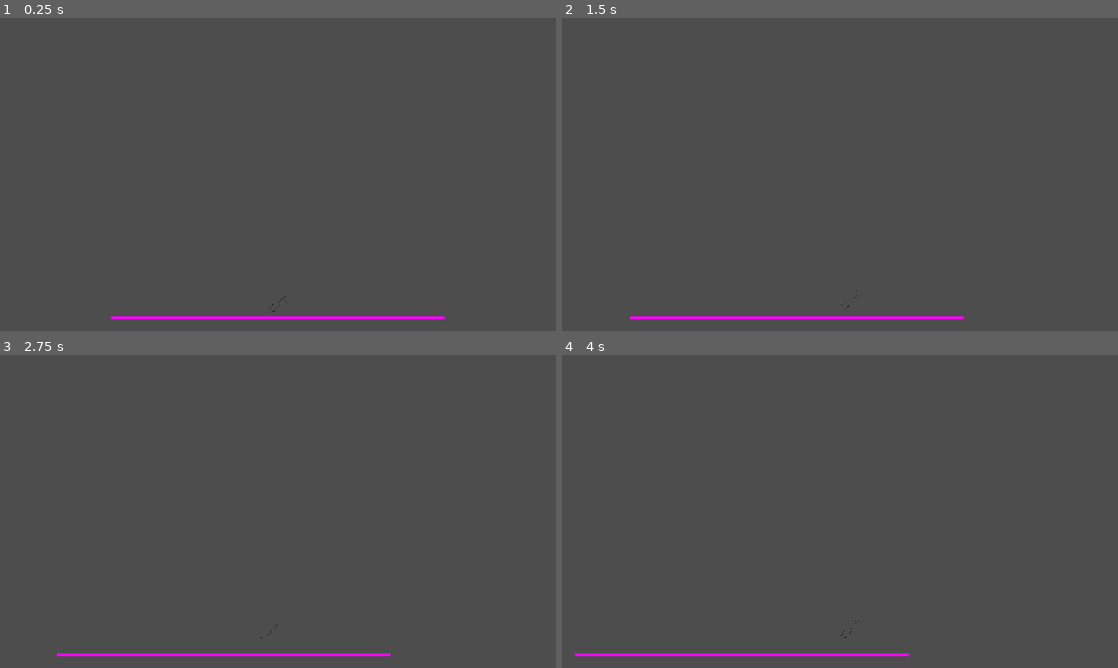
Above: before the commit, frames 1-4 (two rows, left to right).
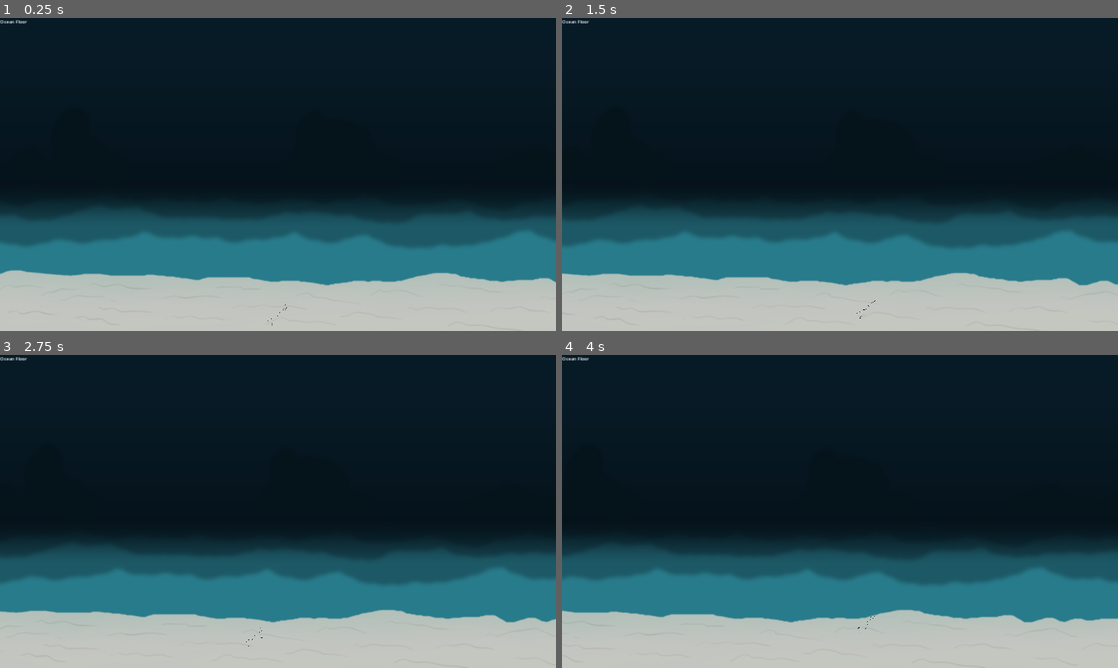
Above: after the commit, the same moments.

Repository: KeyraWebb/Cheezbored
Game: Godot game, scene res://scenes/zone_loader_test.tscn
Same seed, same stepped clock (60 frames per second), same inputs: the game is played once before the commit and once after it. Before the commit the project starts from res://scenes/player_test_scene.tscn.
Inputs:
- Up to frame 1 (0.25 s): no input
- Up to frame 2 (1.5 s): tap Enter at 0.5 s; hold Right (move_right) from 0.53 s (still down); tap Space (jump) at 0.77 s
- Up to frame 3 (2.75 s): tap Space (jump) at 1.52 s; release Right (move_right) at 2.03 s; hold Left (move_left) from 2.03 s (still down)
- Up to frame 4 (4 s): release Left (move_left) at 2.78 s; hold Right (move_right) from 2.78 s (still down); tap Space (jump) at 3.02, 3.77 s

The runs differ from the first frame. In frame 1, 100% of the frame differs, in the area x 0-100%, y 0-100%; in frame 2, 100%; in frame 3, 100%; in frame 4, 100%.

Commit message:
fix parallax

Diff:
--- a/project.godot
+++ b/project.godot
@@ -11,7 +11,7 @@
 [application]
 
 config/name="Cheezboard"
-run/main_scene="res://scenes/player_test_scene.tscn"
+run/main_scene="res://scenes/zone_loader_test.tscn"
 config/features=PackedStringArray("4.3", "Forward Plus")
 config/icon="res://icon.svg"
 
--- a/scenes/objects/player.tscn
+++ b/scenes/objects/player.tscn
@@ -25,6 +25,7 @@
 texture = ExtResource("3_0kmt2")
 
 [node name="Camera2D" type="Camera2D" parent="."]
-limit_top = -2000
-limit_bottom = 50
+limit_left = 0
+limit_top = -1088
+limit_bottom = 1080
 position_smoothing_enabled = true
--- a/scenes/zone_loader_test.tscn
+++ b/scenes/zone_loader_test.tscn
@@ -15,27 +15,30 @@
 [node name="ZoneLoaderTest" type="Node2D"]
 
 [node name="Player" parent="." instance=ExtResource("1_5dfng")]
-position = Vector2(0, -80)
+position = Vector2(960, 1024)
 walk_speed = 900.0
 swim_speed = 500.0
 
 [node name="Ground" type="StaticBody2D" parent="."]
+position = Vector2(0, 1072)
 
 [node name="CollisionShape2D" type="CollisionShape2D" parent="Ground"]
 shape = SubResource("WorldBoundaryShape2D_c0pn0")
 
 [node name="Sprite2D" type="Sprite2D" parent="Ground"]
+visible = false
 position = Vector2(0, 5)
 scale = Vector2(1152, 10)
 texture = SubResource("PlaceholderTexture2D_j1sx0")
 
 [node name="Ceiling" type="StaticBody2D" parent="."]
-position = Vector2(-8, -1093)
+position = Vector2(0, -1088)
 
 [node name="CollisionShape2D" type="CollisionShape2D" parent="Ceiling"]
 shape = SubResource("WorldBoundaryShape2D_1ylnl")
 
 [node name="Sprite2D" type="Sprite2D" parent="Ceiling"]
+visible = false
 position = Vector2(0, 5)
 scale = Vector2(1152, 10)
 texture = SubResource("PlaceholderTexture2D_j1sx0")
@@ -52,7 +55,6 @@
 text = "TEXT"
 
 [node name="Ocean Floor" parent="Zones" instance=ExtResource("3_v1qq2")]
-position = Vector2(-961, -1024)
 
 [node name="Kelp Forest" type="Node2D" parent="Zones" groups=["Zones"]]
 position = Vector2(1960, -624)
--- a/scenes/zones/ocean_floor.tscn
+++ b/scenes/zones/ocean_floor.tscn
@@ -4,28 +4,22 @@
 [ext_resource type="Texture2D" uid="uid://bfws0r5mvw126" path="res://assets/sprites/backgrounds/OceanFloorFront.png" id="2_wjmti"]
 
 [node name="Ocean Floor" type="Node2D" groups=["Zones"]]
-position = Vector2(-1915, -1081)
 scale = Vector2(0.5, 0.5)
 
 [node name="ParallaxBackground" type="ParallaxBackground" parent="."]
-follow_viewport_enabled = true
-follow_viewport_scale = 720.576
-scroll_base_scale = Vector2(0.5, 0)
 
 [node name="ParallaxLayer" type="ParallaxLayer" parent="ParallaxBackground"]
-motion_scale = Vector2(0.3, 0)
-motion_offset = Vector2(0, 30)
+motion_scale = Vector2(0.2, 0.2)
 
 [node name="Background" type="Sprite2D" parent="ParallaxBackground/ParallaxLayer"]
 z_index = -20
-position = Vector2(4, -546)
+position = Vector2(0, -540)
 texture = ExtResource("1_revos")
+centered = false
 
 [node name="ParallaxLayer2" type="ParallaxLayer" parent="ParallaxBackground"]
-position = Vector2(948, 0)
-motion_scale = Vector2(0.5, 0)
-motion_offset = Vector2(0, 20)
+motion_scale = Vector2(0.4, 0.4)
 
 [node name="foreground" type="Sprite2D" parent="ParallaxBackground/ParallaxLayer2"]
-position = Vector2(14, -546)
 texture = ExtResource("2_wjmti")
+centered = false
Binary file changed: assets/sprites/backgrounds/OceanFloorRear.png
Not shown, added: assets/sprites/backgrounds/OceanFloorRear.png~
